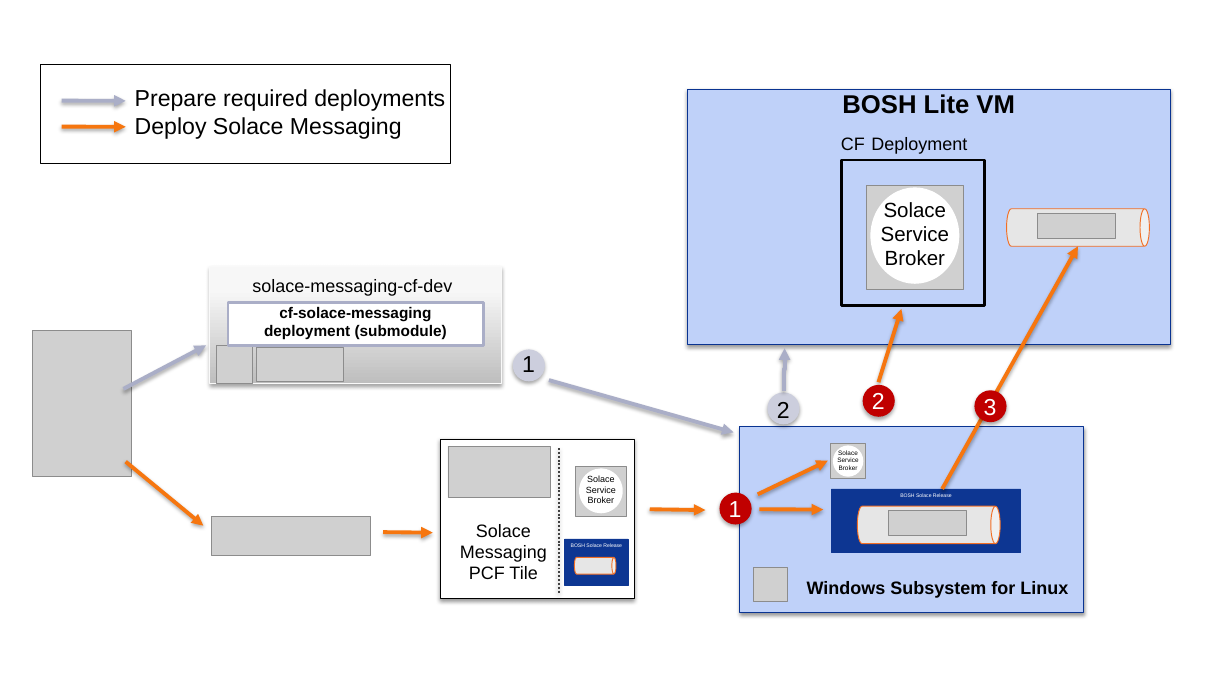
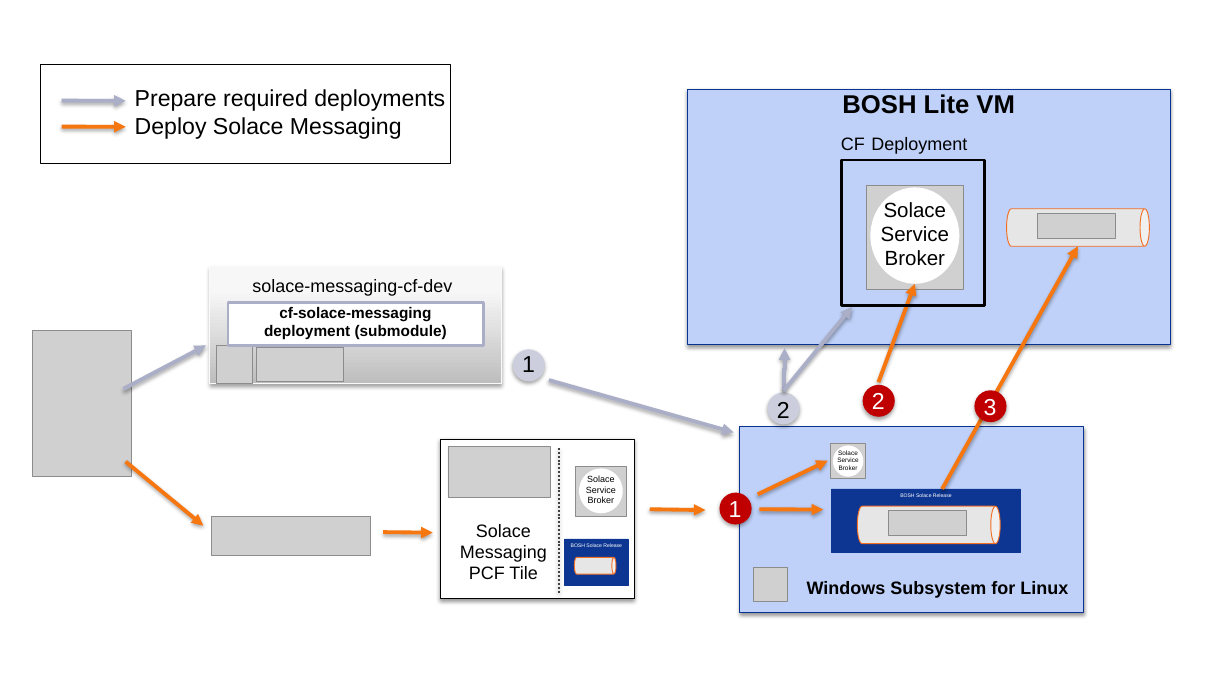
Before and after one commit to SolaceLabs/pubsubplus-cf-dev, a slide deck: slide 4 of resources/diagrams.pptx. Drawn at 1232x693 pixels with LibreOffice and Linux fonts; fonts in the diff are those of the drawing; grey boxes stand for pictures; background and template pictures are left out. Boxes give left, top, right and bottom in pixels: in the first picture for what was removed or moved away, otherwise in the second. Text is boxed around its words. In the diff, an @@ line names an element or a change of style, - is before the commit and + after.

Commit message:
Updated the diagrams in the README.

```diff
--- a/resources/diagrams.pptx
+++ b/resources/diagrams.pptx
@@ arrow moved from (879, 383) - (902, 309) to (879, 383) - (915, 284) @@
@@ arrow added from (784, 391) to (852, 307), #AAAEC7 3 pt @@
```
